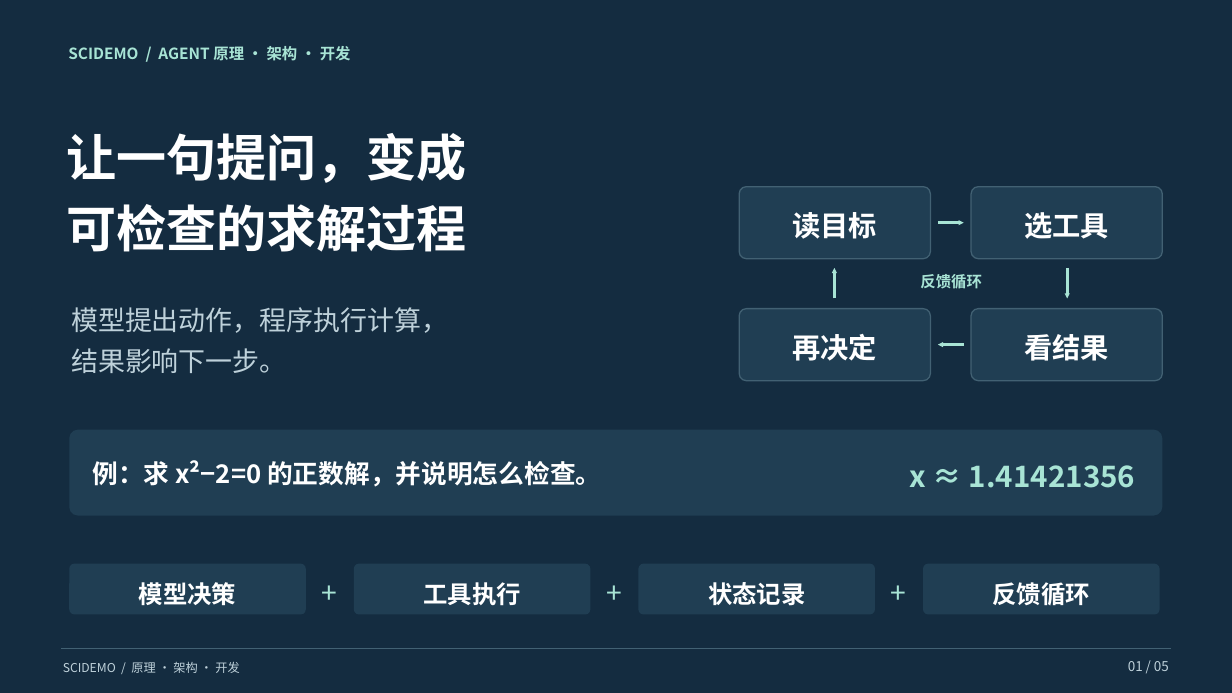
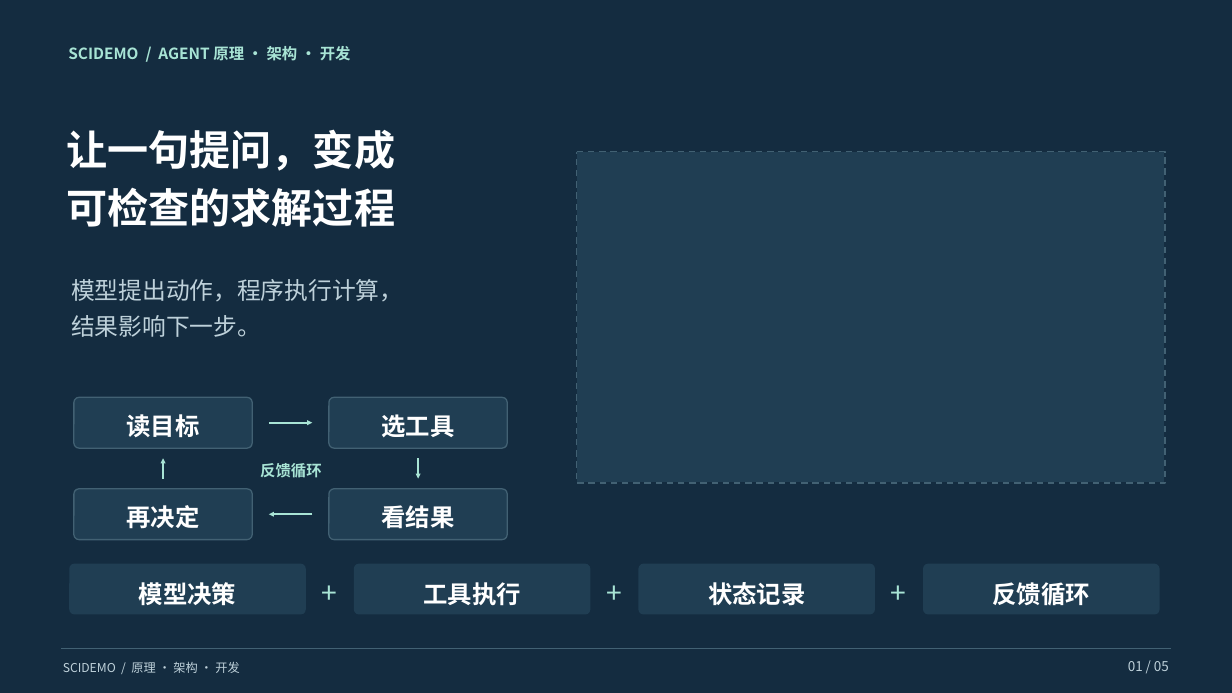
Before and after one commit to liusongqin/SciDemo, a slide deck: slide 1 of output/SciDemo_Agent原理架构与开发思路.pptx. Drawn at 1232x693 pixels with LibreOffice and Linux fonts; fonts in the diff are those of the drawing. Boxes give left, top, right and bottom in pixels: in the first picture for what was removed or moved away, otherwise in the second. Text is boxed around its words. In the diff, an @@ line names an element or a change of style, - is before the commit and + after.

```diff
--- a/output/SciDemo_Agent原理架构与开发思路.pptx
+++ b/output/SciDemo_Agent原理架构与开发思路.pptx
@@ text "让一句提问，变成" at box(66, 129, 395, 227): size 39 to 32 pt @@
@@ text added at box(578, 152, 1165, 482), fill #203E53, outline #426173 1.25 pt dashed, 14 pt, text #BED1DA @@
+• 系统演示图
+• （自行插入）
@@ arrow removed from (938, 223) to (964, 223) @@
@@ text "模型提出动作，程序执行计算，": place and size @@
-text "模型提出动作，程序执行计算，" at box(71, 307, 448, 373)
+text "模型提出动作，程序执行计算，" at box(71, 279, 403, 337)
@@ text "模型提出动作，程序执行计算，" at box(71, 279, 403, 337): size 21 to 18.5 pt @@
@@ arrow removed from (835, 299) to (835, 268) @@
@@ arrow removed from (1067, 268) to (1067, 299) @@
@@ arrow removed from (964, 345) to (938, 345) @@
@@ text "读目标": place and size @@
-text "读目标" at box(793, 212, 878, 239)
+text "读目标" at box(127, 414, 200, 437)
@@ rounded rectangle: place and size @@
-rounded rectangle at box(739, 187, 931, 259)
+rounded rectangle at box(74, 397, 252, 448)
@@ text "选工具": place and size @@
-text "选工具" at box(1024, 212, 1109, 239)
+text "选工具" at box(382, 414, 455, 437)
@@ rounded rectangle: place and size @@
-rounded rectangle at box(971, 187, 1163, 259)
+rounded rectangle at box(329, 397, 507, 448)
@@ rounded rectangle removed at box(69, 430, 1163, 516) @@
@@ arrow added from (269, 423) to (312, 423), #A8E4D5 1.8 pt @@
@@ text removed at box(92, 460, 601, 487) @@
-例：求 x²−2=0 的正数解，并说明怎么检查。
@@ arrow added from (163, 479) to (163, 458), #A8E4D5 1.8 pt @@
@@ text "反馈循环": place and size @@
-text "反馈循环" at box(920, 274, 982, 289)
+text "反馈循环" at box(260, 463, 322, 478)
@@ arrow added from (419, 458) to (419, 479), #A8E4D5 1.8 pt @@
@@ text removed at box(909, 465, 1135, 488) @@
-x ≈ 1.41421356
@@ size 22 to 19 pt in 4 elements at box(127, 414, 200, 437), box(382, 414, 455, 437), box(382, 505, 455, 528), box(127, 505, 200, 529) @@
@@ text "再决定": place and size @@
-text "再决定" at box(793, 334, 878, 361)
+text "再决定" at box(127, 505, 200, 529)
@@ rounded rectangle: place and size @@
-rounded rectangle at box(739, 309, 931, 381)
+rounded rectangle at box(74, 489, 252, 540)
@@ text "看结果": place and size @@
-text "看结果" at box(1024, 334, 1109, 361)
+text "看结果" at box(382, 505, 455, 528)
@@ rounded rectangle: place and size @@
-rounded rectangle at box(971, 309, 1163, 381)
+rounded rectangle at box(329, 489, 507, 540)
@@ arrow added from (312, 515) to (269, 515), #A8E4D5 1.8 pt @@
```
Also in this commit, not shown: 3 other slides changed, 10 other files.
